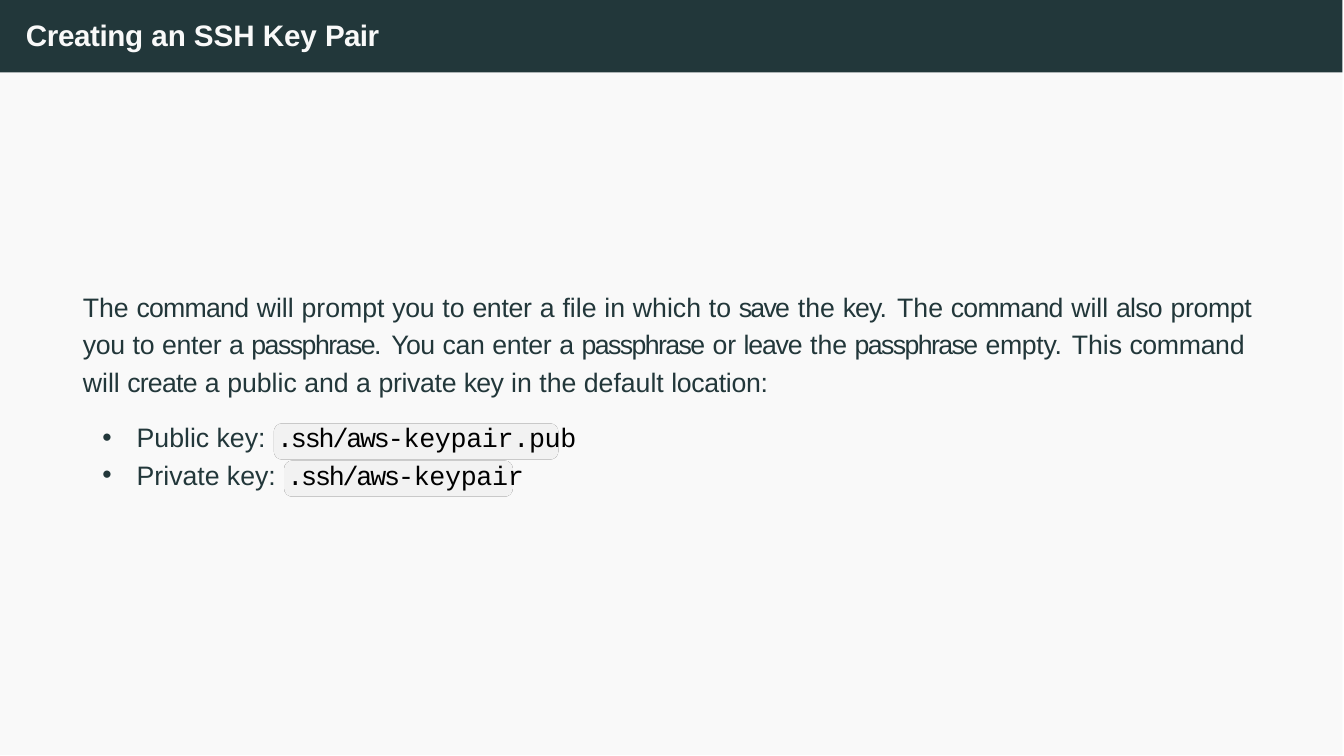
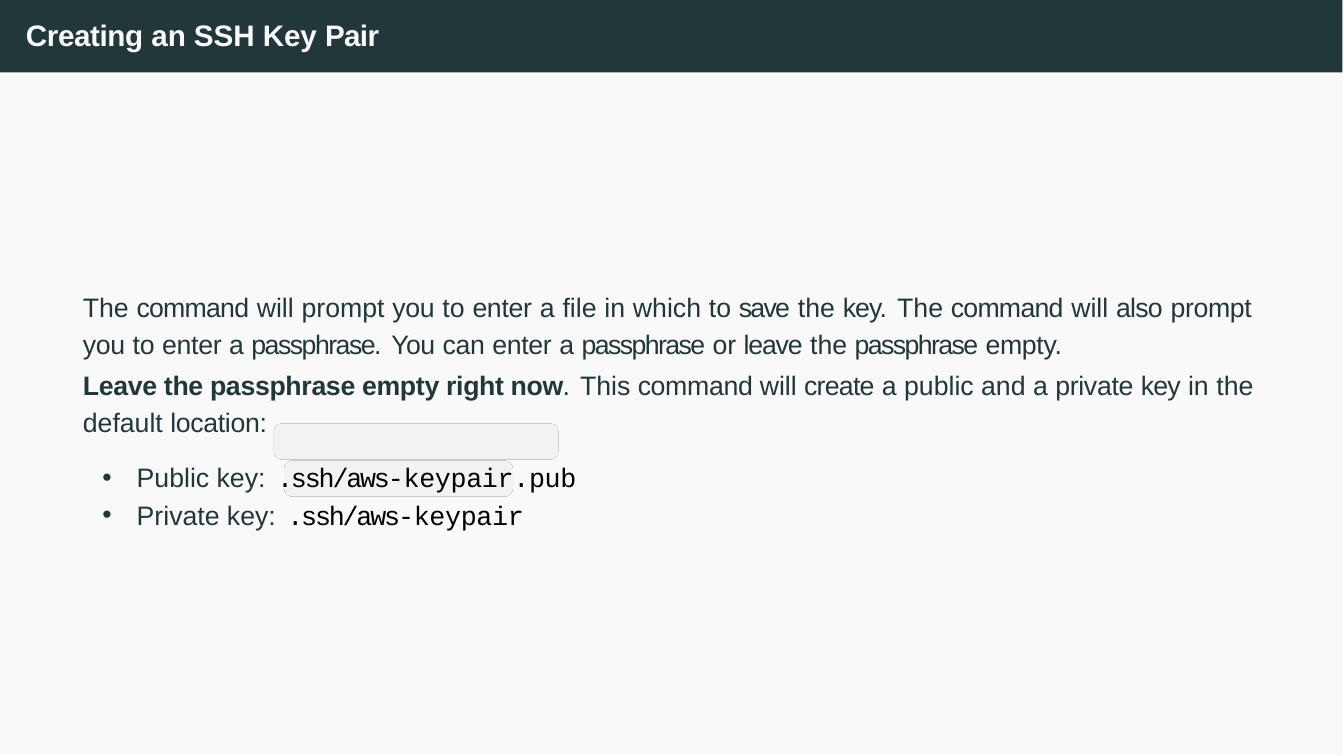
Before and after one commit to joanpaucm/HPDCB, a slide deck: slide 30 of src/slides/Session 3 - Introduction to AWS + EC2-2026.pptx. Drawn at 1344x756 pixels with LibreOffice and Linux fonts; fonts in the diff are those of the drawing. Boxes give left, top, right and bottom in pixels: in the first picture for what was removed or moved away, otherwise in the second. Text is boxed around its words. In the diff, an @@ line names an element or a change of style, - is before the commit and + after.

```diff
--- a/src/slides/Session 3 - Introduction to AWS + EC2-2026.pptx
+++ b/src/slides/Session 3 - Introduction to AWS + EC2-2026.pptx
@@ text at [83,297,1253,433]: text changed @@
-The command will prompt you to enter a file in which to save the key. The command will also prompt you to enter a passphrase. You can enter a passphrase or leave the passphrase empty. This command will create a public and a private key in the default location:
+The command will prompt you to enter a file in which to save the key. The command will also prompt you to enter a passphrase. You can enter a passphrase or leave the passphrase empty.
+Leave the passphrase empty right now. This command will create a public and a private key in the default location:
```
Also in this commit, not shown: 14 other slides changed, 3 other files.
